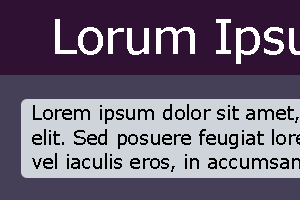
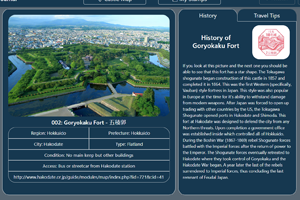
Before/after of a w=300, h=200 layered artwork. What changed in the layer stack:
added layer "Layer 13" above "Layer 11" over [0, 0, 300, 200]
hid "Lorem ipsum dolor sit amet, consectetur adipiscing elit. Sed po" over [32, 104, 300, 172]
hid "Lorum Ipsum" over [55, 19, 300, 64]
hid "Layer 2" over [0, 0, 300, 200]
